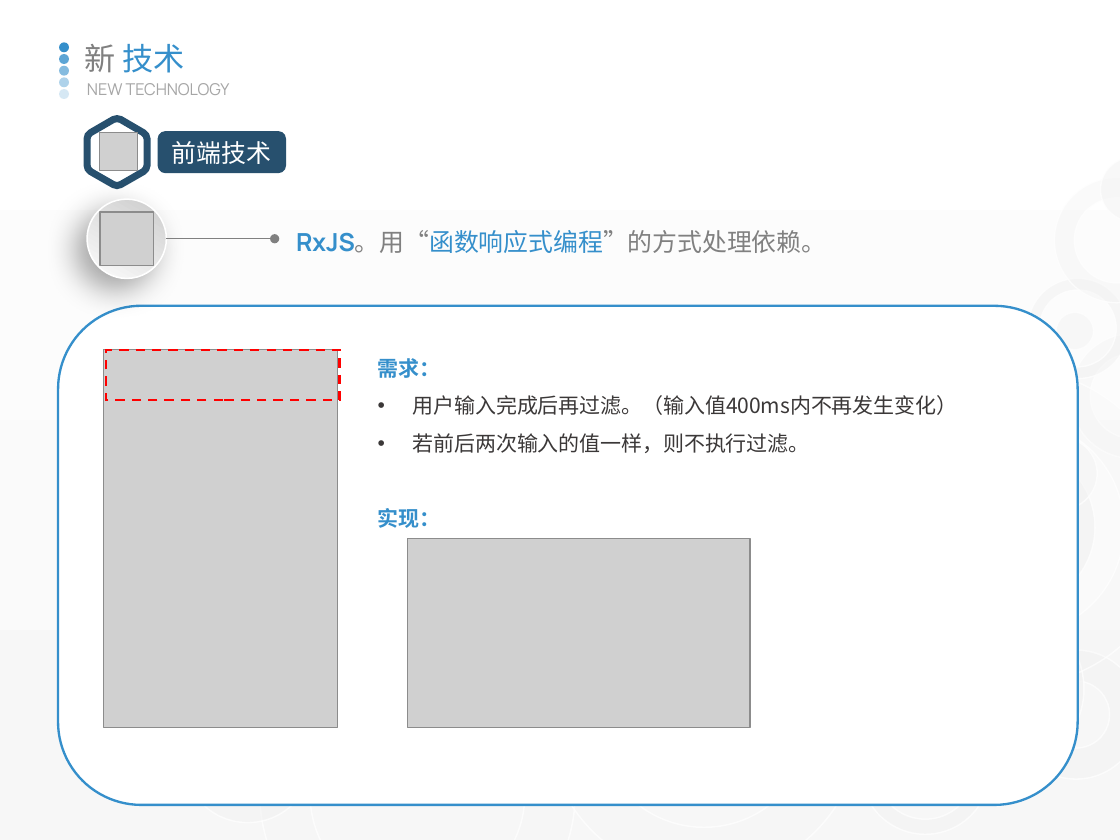
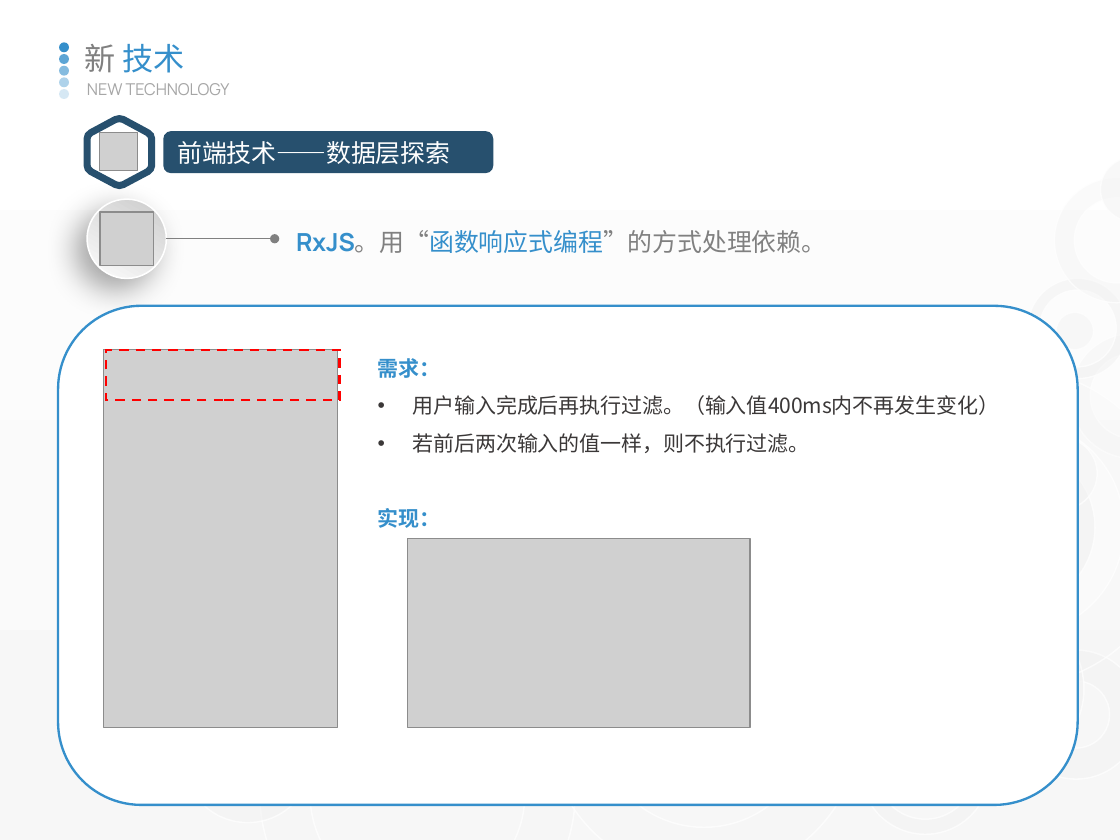
Before and after one commit to watermoonlx/presentation, a slide deck: slide 21 of [PO]PR Approval Control Panel.pptx. Drawn at 1120x840 pixels with LibreOffice and Linux fonts; fonts in the diff are those of the drawing; grey boxes stand for pictures. Boxes give left, top, right and bottom in pixels: in the first picture for what was removed or moved away, otherwise in the second. Text is boxed around its words. In the diff, an @@ line names an element or a change of style, - is before the commit and + after.

```diff
--- a/[PO]PR Approval Control Panel.pptx
+++ b/[PO]PR Approval Control Panel.pptx
@@ freeform shape: place and size @@
-freeform shape at (87,119,148,186)
+freeform shape at (87,119,152,186)
@@ rounded rectangle "前端技术——数据层探索": place and size @@
-rounded rectangle "前端技术——数据层探索" at (159,132,286,171)
+rounded rectangle "前端技术——数据层探索" at (165,132,493,171)
@@ text in rounded rectangle at (177,141,450,164): text changed @@
-前端技术
+前端技术——数据层探索
@@ text at (413,395,1000,415): text changed @@
-• 用户输入完成后再过滤。（输入值400ms内不再发生变化）
+• 用户输入完成后再执行过滤。（输入值400ms内不再发生变化）
```
Also in this commit, not shown: 3 other slides changed.
